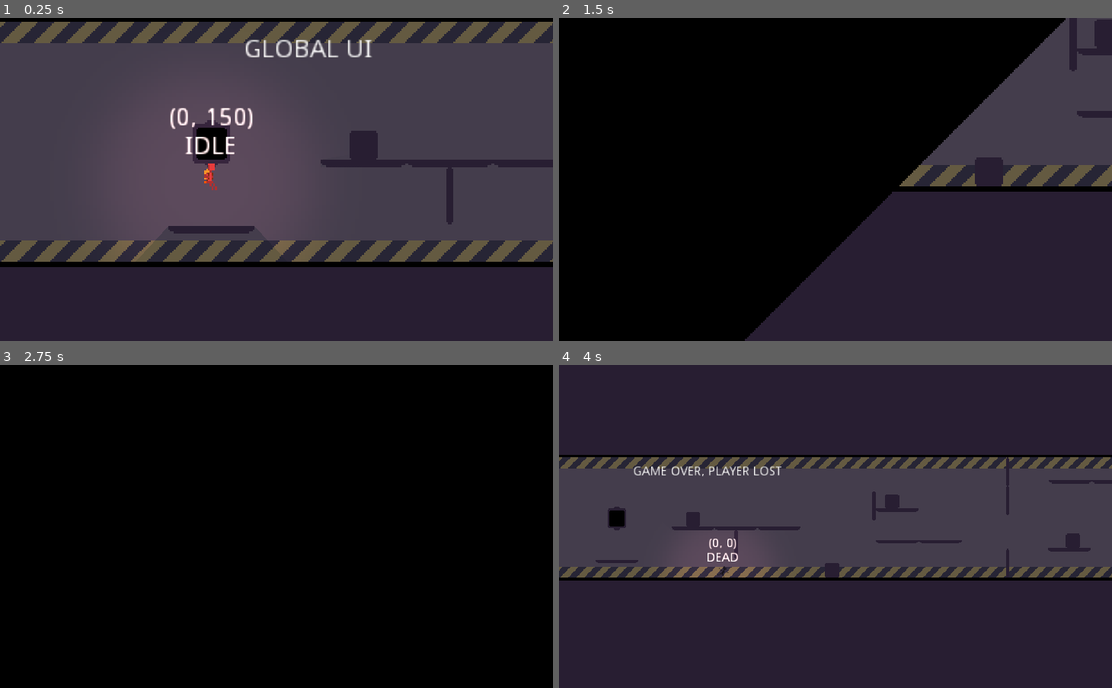
Above: before the commit, frames 1-4 (two rows, left to right).
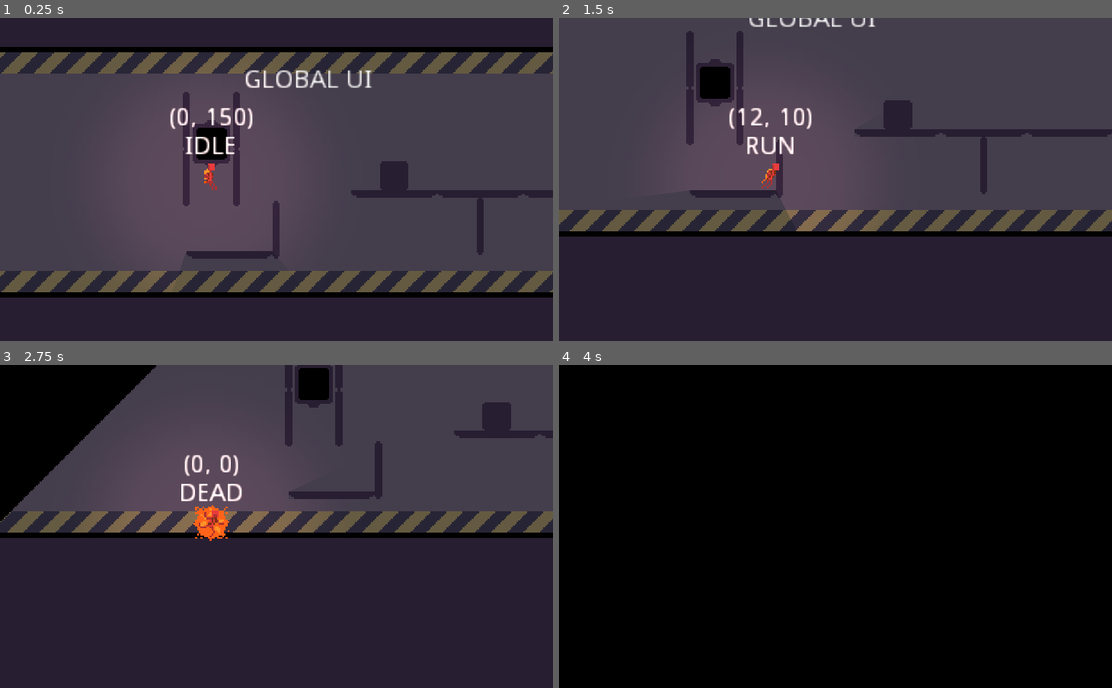
Above: after the commit, the same moments.

Repository: Wes-Ray/Jetpack-Jaywalker
Game: Godot game, scene res://Level.tscn
Same seed, same stepped clock (60 frames per second), same inputs: the game is played once before the commit and once after it.
Inputs (mouse positions are in pixels of both pictures, inside the frame that each line leads up to):
- Up to frame 1 (0.25 s): no input
- Up to frame 2 (1.5 s): move the mouse to (957, 163) at 0.52 s; hold D (move_right) from 0.53 s (still down); click (957, 163) at 0.6 s; tap Space (move_jump) at 0.77 s; move the mouse to (724, 195) at 1.27 s; click (724, 195) at 1.35 s
- Up to frame 3 (2.75 s): tap Space (move_jump) at 1.52 s; move the mouse to (331, 455) at 2.02 s; release D (move_right) at 2.03 s; hold A (move_left) from 2.03 s (still down); click (331, 455) at 2.1 s
- Up to frame 4 (4 s): move the mouse to (807, 591) at 2.77 s; release A (move_left) at 2.78 s; hold D (move_right) from 2.78 s (still down); click (807, 591) at 2.85 s; tap Space (move_jump) at 3.02, 3.77 s; move the mouse to (1001, 574) at 3.52 s; click (1001, 574) at 3.6 s

The runs differ from the first frame. In frame 1, 32% of the frame differs, in the area x 0-100%, y 0-87%; in frame 2, 70%; in frame 3, 91%; in frame 4, 98%, in the area x 0-100%, y 0-100%.

Commit message:
fixed lasers

Diff:
--- a/Level.tscn
+++ b/Level.tscn
@@ -18,7 +18,7 @@
 script = ExtResource( 2 )
 
 [node name="SpawnPosition" type="Position2D" parent="."]
-position = Vector2( 307, 334 )
+position = Vector2( 307, 317 )
 
 [node name="Sprite" type="Sprite" parent="SpawnPosition"]
 texture = ExtResource( 10 )
@@ -61,16 +61,16 @@
 scale = Vector2( 1000, 50 )
 
 [node name="Platform" parent="." instance=ExtResource( 1 )]
-position = Vector2( 440, 345 )
+position = Vector2( 457, 345 )
 
 [node name="Platform2" parent="." instance=ExtResource( 1 )]
-position = Vector2( 307, 382 )
+position = Vector2( 317, 379 )
 
 [node name="Platform3" parent="." instance=ExtResource( 1 )]
-position = Vector2( 392, 345 )
+position = Vector2( 409, 345 )
 
 [node name="Platform4" parent="." instance=ExtResource( 1 )]
-position = Vector2( 488, 345 )
+position = Vector2( 505, 345 )
 
 [node name="Platform5" parent="." instance=ExtResource( 1 )]
 position = Vector2( 620, 360 )
@@ -121,7 +121,22 @@
 position = Vector2( 1213, 364 )
 
 [node name="Wall3" parent="." instance=ExtResource( 11 )]
-position = Vector2( 440, 363 )
+position = Vector2( 457, 363 )
+
+[node name="Wall13" parent="." instance=ExtResource( 11 )]
+position = Vector2( 321, 304 )
+
+[node name="Wall14" parent="." instance=ExtResource( 11 )]
+position = Vector2( 321, 336 )
+
+[node name="Wall16" parent="." instance=ExtResource( 11 )]
+position = Vector2( 293, 304 )
+
+[node name="Wall17" parent="." instance=ExtResource( 11 )]
+position = Vector2( 293, 336 )
+
+[node name="Wall15" parent="." instance=ExtResource( 11 )]
+position = Vector2( 343, 365 )
 
 [node name="Wall4" parent="." instance=ExtResource( 11 )]
 position = Vector2( 594, 320 )
@@ -169,7 +184,7 @@
 position = Vector2( 614, 315 )
 
 [node name="Box4" parent="." instance=ExtResource( 9 )]
-position = Vector2( 392, 335 )
+position = Vector2( 409, 335 )
 
 [node name="Box5" parent="." instance=ExtResource( 9 )]
 position = Vector2( 1119, 375 )
@@ -193,4 +208,8 @@
 position = Vector2( 35, 335 )
 rotation = 1.5708
 
+[node name="Wall12" parent="." instance=ExtResource( 11 )]
+position = Vector2( -58, 339 )
+scale = Vector2( 1, 10 )
+
 [connection signal="area_entered" from="AttackerGoal" to="." method="_on_AttackerGoal_area_entered"]
--- a/Replay/Replay.tscn
+++ b/Replay/Replay.tscn
@@ -1,13 +1,12 @@
-[gd_scene load_steps=8 format=2]
+[gd_scene load_steps=9 format=2]
 
 [ext_resource path="res://Replay/Replay.gd" type="Script" id=1]
 [ext_resource path="res://Player/jetpacker.png" type="Texture" id=2]
 [ext_resource path="res://Player/fly_forward.tres" type="Animation" id=3]
 [ext_resource path="res://Player/death.tres" type="Animation" id=4]
 [ext_resource path="res://Player/fly_backward.tres" type="Animation" id=5]
-[ext_resource path="res://Player/explosion.ogg" type="AudioStream" id=6]
+[ext_resource path="res://Replay/Hitbox.gd" type="Script" id=6]
 [ext_resource path="res://Player/jetpack.ogg" type="AudioStream" id=7]
-[ext_resource path="res://Replay/Hitbox.gd" type="Script" id=6]
 
 [sub_resource type="CapsuleShape2D" id=1]
 radius = 2.0
@@ -44,7 +43,6 @@
 anims/fly_forward = ExtResource( 3 )
 
 [node name="ExplosionSound" type="AudioStreamPlayer2D" parent="."]
-stream = ExtResource( 6 )
 volume_db = -35.0
 attenuation = 30.0
 
